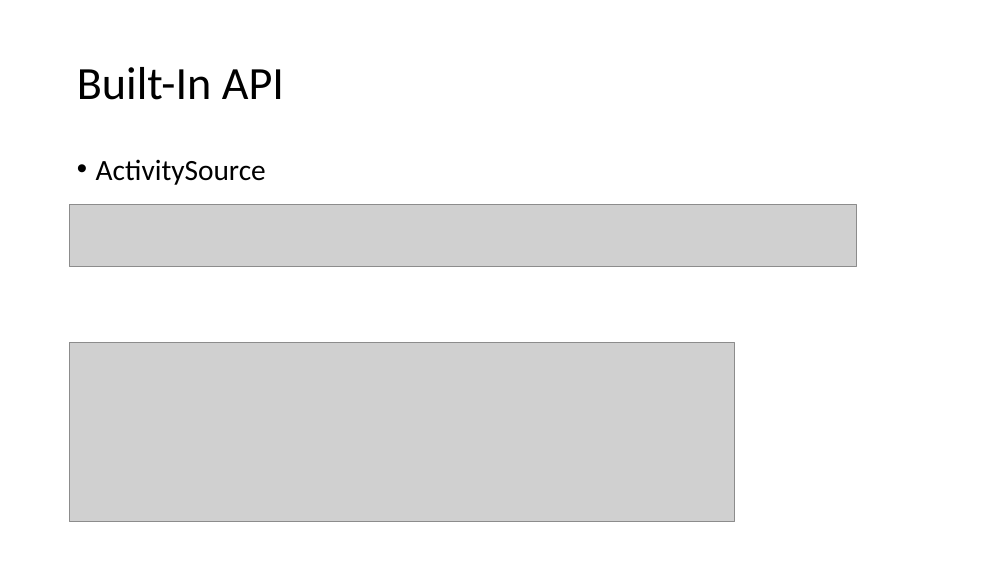
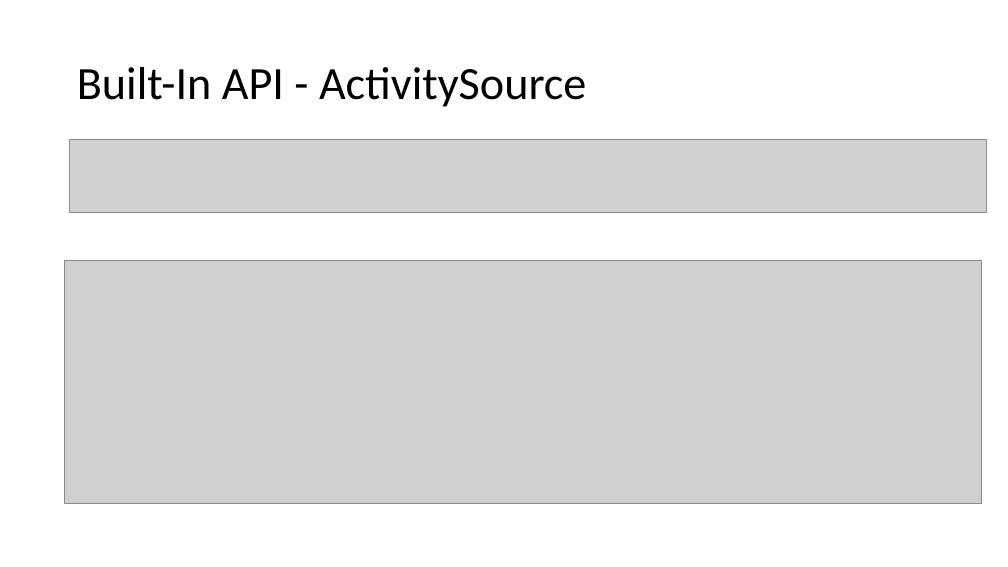
Before and after one commit to ProgrammerAL/Presentations-2023, a slide deck: slide 18 of 2023-03 - Orlando Code Camp - OpenTelemetry/Presentation.pptx. Drawn at 1008x567 pixels with LibreOffice and Linux fonts; fonts in the diff are those of the drawing; grey boxes stand for pictures. Boxes give left, top, right and bottom in pixels: in the first picture for what was removed or moved away, otherwise in the second. Text is boxed around its words. In the diff, an @@ line names an element or a change of style, - is before the commit and + after.

```diff
--- a/2023-03 - Orlando Code Camp - OpenTelemetry/Presentation.pptx
+++ b/2023-03 - Orlando Code Camp - OpenTelemetry/Presentation.pptx
@@ title at [77,67,586,107]: text changed @@
-Built-In API
+Built-In API - ActivitySource
@@ picture: place and size @@
-picture at [70,205,857,267]
+picture at [70,140,987,212]
@@ text removed at [96,159,266,185] @@
-• ActivitySource
@@ picture added at [64,260,982,504] @@
@@ picture removed at [70,343,735,523] @@
```
Also in this commit, not shown: 2 other slides changed, 1 slide added, 1 slide removed, 5 other files.
